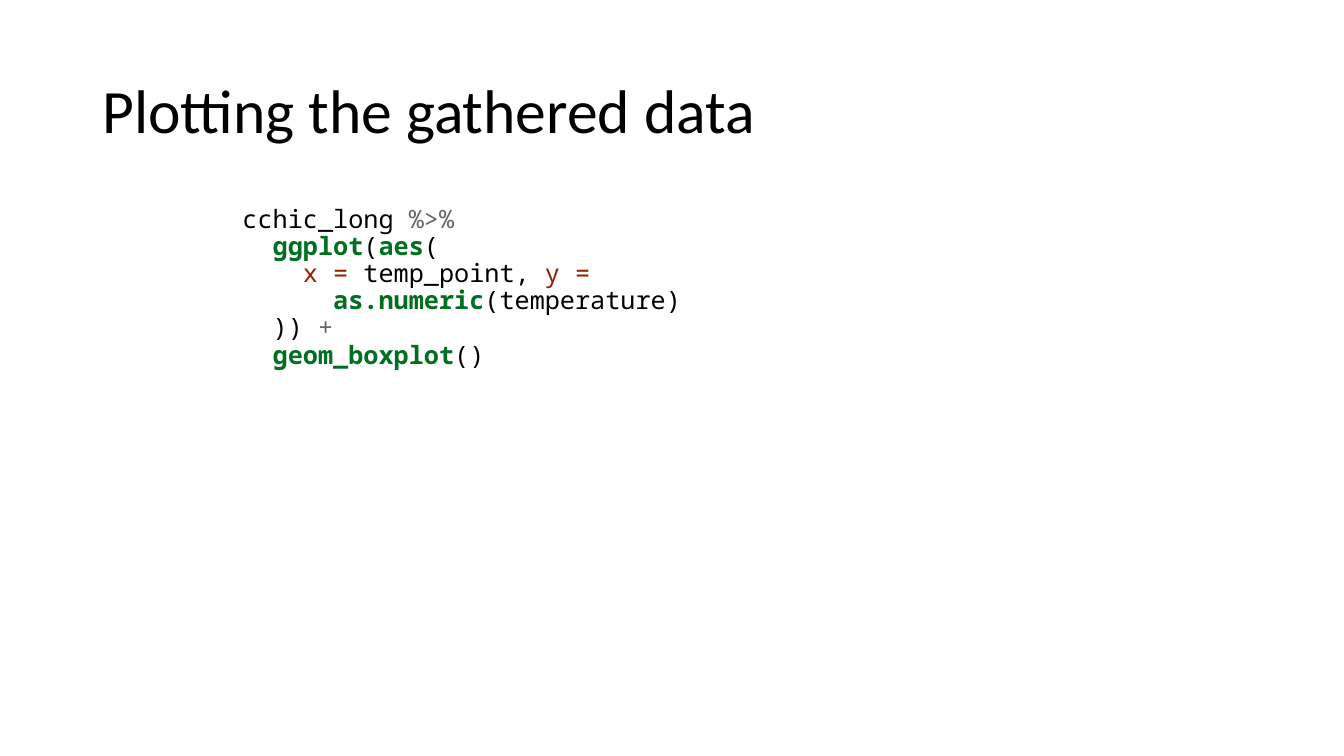
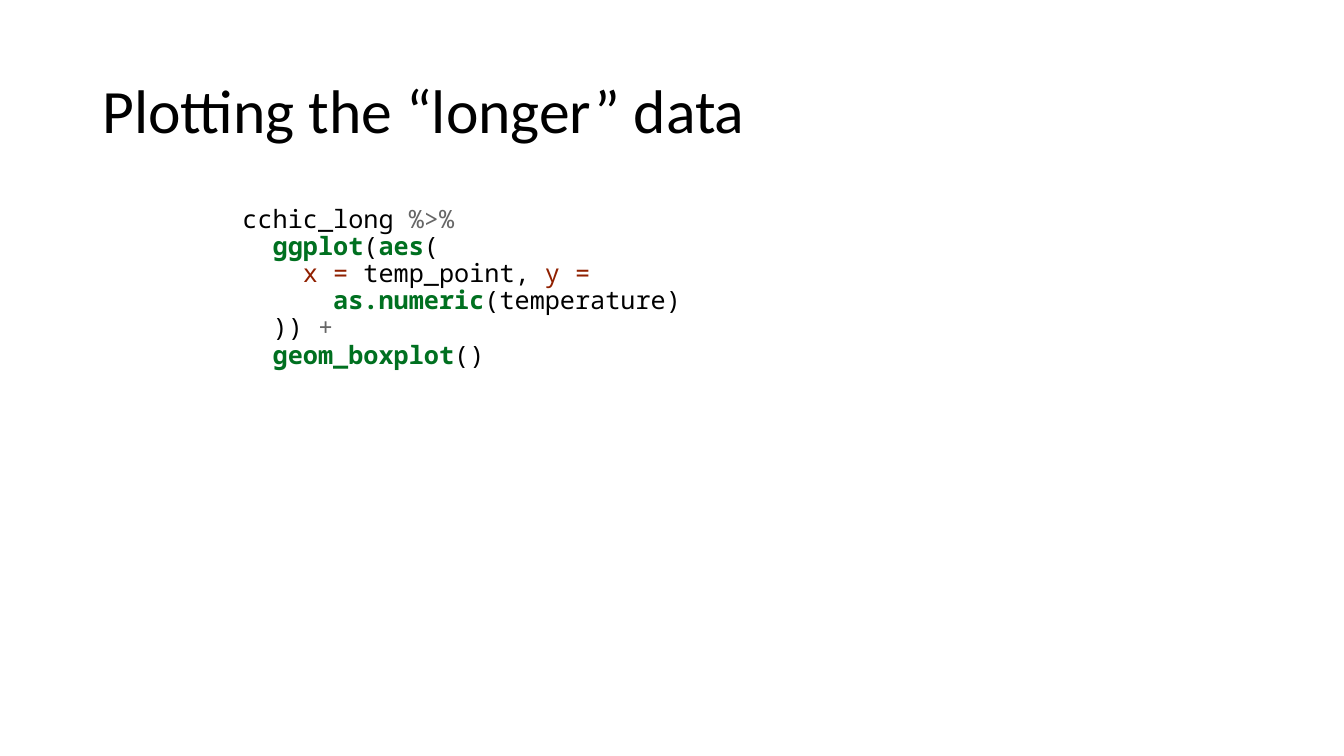
Before and after one commit to ClinicianCoders/ClinicianCoders, a slide deck: slide 32 of Workshops/Workshop4.pptx. Drawn at 1344x756 pixels with LibreOffice and Linux fonts; fonts in the diff are those of the drawing. Boxes give left, top, right and bottom in pixels: in the first picture for what was removed or moved away, otherwise in the second. Text is boxed around its words. In the diff, an @@ line names an element or a change of style, - is before the commit and + after.

```diff
--- a/Workshops/Workshop4.pptx
+++ b/Workshops/Workshop4.pptx
@@ title at [102,88,745,144]: text changed @@
-Plotting the gathered data
+Plotting the “longer” data
```
Also in this commit, not shown: 3 other slides changed, 1 slide added, 4 other files.
